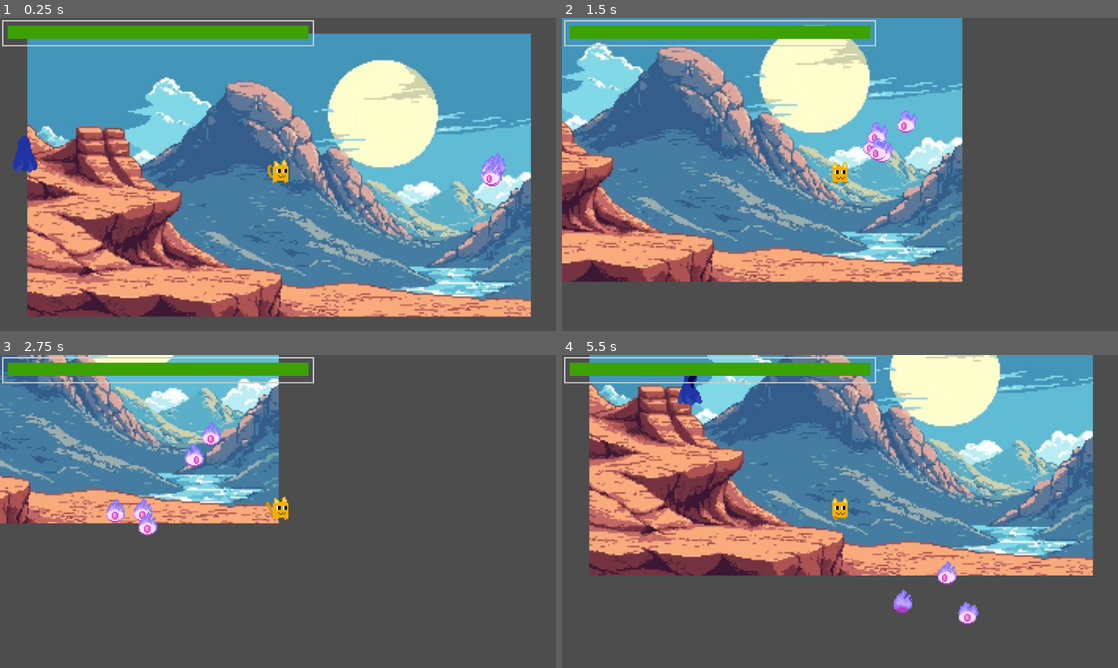
Above: before the commit, frames 1-4 (two rows, left to right).
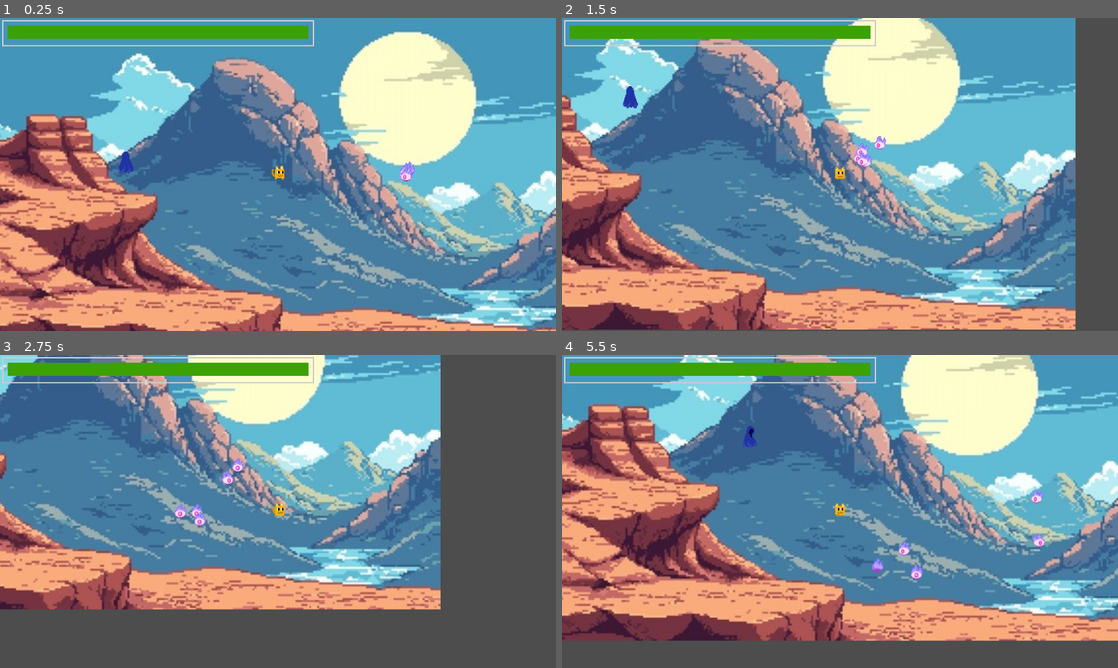
Above: after the commit, the same moments.

Repository: InvertedCarrot/PIXEL-JAM-2025
Game: Godot game, scene res://scenes/levels/level_debug.tscn
Two runs of this game, one before a commit and one after it. Both use one fixed random seed, a clock stepped at 60 frames per second and the inputs below.
Inputs:
- Up to frame 1 (0.25 s): no input
- Up to frame 2 (1.5 s): hold Right (right) 0.53-1.28 s; tap Space (attack) at 0.6, 1.35 s; hold Down (down) from 1.28 s (still down)
- Up to frame 3 (2.75 s): release Down (down) at 2.03 s; hold Right (right) from 2.03 s (still down); tap Space (attack) at 2.1 s
- Up to frame 4 (5.5 s): release Right (right) at 2.78 s; hold Up (up) 2.78-3.53 s; tap Space (attack) every 0.75 s from 2.85 to 5.1 s; hold Left (left) 3.53-5.03 s; hold Down (down) from 5.03 s (still down)

The runs differ from the first frame. In frame 1, 61% of the frame differs, in the area x 0-100%, y 0-100%; in frame 2, 72%, in the area x 0-93%, y 0-100%; in frame 3, 56%; in frame 4, 69%.

Commit message:
melee attack scuffed solution

Diff:
--- a/globals/globals.gd
+++ b/globals/globals.gd
@@ -1,12 +1,15 @@
 extends Node
 
 # For player
-var health = 100
+var player_health = 100
 
 # Constants
-var MAX_HEALTH = 100
+var MAX_PLAYER_HEALTH = 100
+var MAX_ENEMY_HEALTH = 5
 
-# Enemies metadata
+var mFactor:int = 1
+
+# Entities metadata
 var ENTITIES_DATA = {
 	"cat": {
 		"speed": 400,
--- a/project.godot
+++ b/project.godot
@@ -27,6 +27,11 @@
 
 window/size/viewport_width=1280
 window/size/viewport_height=720
+
+[global_group]
+
+Enemies=""
+Player=""
 
 [input]
 
@@ -61,5 +66,7 @@
 2d_render/layer_1="s"
 2d_physics/layer_1="Player"
 2d_physics/layer_2="Enemies"
-2d_physics/layer_3="Dead"
-2d_physics/layer_4="Level"
+2d_physics/layer_3="Player attack"
+2d_physics/layer_4="Enemies attack"
+2d_physics/layer_5="Dead"
+2d_physics/layer_6="Enemies"
--- a/scenes/UI/healthbar/healthbar.gd
+++ b/scenes/UI/healthbar/healthbar.gd
@@ -6,8 +6,8 @@
 
 
 # Called every frame. 'delta' is the elapsed time since the previous frame.
-func _process(delta: float) -> void:
-	var percent = float(Globals.health)/(Globals.MAX_HEALTH) * 100 # need to do this for FP stuff
+func _process(_delta: float) -> void:
+	var percent = float(Globals.player_health)/(Globals.MAX_PLAYER_HEALTH) * 100 # need to do this for FP stuff
 	%HealthBar.value = percent
 	if percent >= 70:
 		%HealthBar.add_theme_stylebox_override("fill", get_colored_style(Color8(60, 161, 2))) # Green
--- a/scenes/entities/cat/cat.gd
+++ b/scenes/entities/cat/cat.gd
@@ -2,7 +2,8 @@
 
 
 func _ready() -> void:
-	set_properties("cat")
+	entity_name = "cat"
+	set_properties()
 	is_player = true
 	super()
 
@@ -27,7 +28,5 @@
 func attack() -> void:
 	pass
 
-
-
-func _on_area_2d_area_entered(area: Area2D) -> void:
-	Globals.health -= 5
+func damage():
+	pass
--- a/scenes/entities/cat/cat.tscn
+++ b/scenes/entities/cat/cat.tscn
@@ -6,8 +6,11 @@
 [ext_resource type="AnimationNodeStateMachine" uid="uid://c0qeijj1iqr3n" path="res://scenes/entities/cat/cat_animation_sm.tres" id="4_3a0qp"]
 [ext_resource type="Script" path="res://scenes/entities/cat/cat_animation.gd" id="4_isrl0"]
 
-[sub_resource type="RectangleShape2D" id="RectangleShape2D_tmpf2"]
-size = Vector2(30, 31)
+[sub_resource type="RectangleShape2D" id="RectangleShape2D_3p1kc"]
+size = Vector2(85, 72)
+
+[sub_resource type="RectangleShape2D" id="RectangleShape2D_7tua5"]
+size = Vector2(24, 26)
 
 [sub_resource type="RectangleShape2D" id="RectangleShape2D_hvoqv"]
 
@@ -188,34 +191,42 @@
 radius = 32.0
 
 [node name="Cat" instance=ExtResource("1_6euje")]
+visible = false
 script = ExtResource("2_tub6y")
 
 [node name="EntityImage" parent="." index="0"]
 position = Vector2(0, -7)
 texture = ExtResource("3_m2oyb")
 
-[node name="Area2D" parent="." index="1"]
+[node name="AttackArea2D" parent="." index="1"]
 collision_mask = 2
 
-[node name="CollisionShape2D" parent="Area2D" index="0"]
+[node name="CollisionShape2D" parent="AttackArea2D" index="0"]
+position = Vector2(8.5, -4)
+shape = SubResource("RectangleShape2D_3p1kc")
+
+[node name="DamageArea2D" parent="." index="2"]
+collision_mask = 2
+
+[node name="CollisionShape2D" parent="DamageArea2D" index="0"]
 position = Vector2(6, -1)
-shape = SubResource("RectangleShape2D_tmpf2")
-
-[node name="CollisionShape2D" parent="." index="2"]
+shape = SubResource("RectangleShape2D_7tua5")
+
+[node name="CollisionShape2D" parent="." index="3"]
 position = Vector2(6, 0)
 shape = SubResource("RectangleShape2D_hvoqv")
 
-[node name="AnimationPlayer" parent="." index="3"]
+[node name="AnimationPlayer" parent="." index="4"]
 libraries = {
 "": SubResource("AnimationLibrary_vxowr")
 }
 
-[node name="AnimationTree" parent="." index="4"]
+[node name="AnimationTree" parent="." index="5"]
 tree_root = ExtResource("4_3a0qp")
 parameters/Idle/blend_position = Vector2(0, 0)
 parameters/Run/blend_position = Vector2(0, 0)
 
-[node name="EntityAnimation" parent="." index="5"]
+[node name="EntityAnimation" parent="." index="6"]
 script = ExtResource("4_isrl0")
 
 [node name="CollisionShape2D" parent="DetectZones/Zone0" index="0"]
@@ -229,5 +240,3 @@
 
 [node name="IdlePositionTimer" parent="Timers" index="2"]
 wait_time = 2.0
-
-[connection signal="area_entered" from="Area2D" to="." method="_on_area_2d_area_entered"]
--- a/scenes/entities/entity.gd
+++ b/scenes/entities/entity.gd
@@ -1,5 +1,13 @@
 class_name Entity
 extends CharacterBody2D
+
+"""
+Notes:
+	1. DamageArea2D = Area where the entity may take damage
+	2. AttackArea2D = Area where entity may attack another entity
+		AttackArea2D is only required when is_player is true, otherwise the enemy
+			will use zone-based system to attack
+"""
 
 @onready var zones = $DetectZones.get_children()
 @onready var player_node = %Player.get_child(0)
@@ -7,10 +15,10 @@
 
 
 # abstract properties
+var entity_name: String
 var max_speed: float # maximum speed attainable by the entity
 var speed: float # travel speed through input
 var detect_zone_ranges: Array[float] # sizes of the detect zones, dertermining behaviour of enemies
-
 
 var is_player: bool = false # whether or not the entity is controllable through input
 var direction: Vector2 # direction travelled by input
@@ -18,24 +26,29 @@
 var momentum: Vector2 # for outside forces affecting the base movement (for random bursts of motion, like knockback, dashing)
 var friction: float = 300 # rate at which movement decays if over max_speed
 var zone_number: int # the zone the player is currently in wrt the enemy
+var health: int
 
 # for enemies:
 var dist_to_player: float
 var dir_to_player: Vector2
 var curr_behaviour: Callable = idle_behaviour # chosen behaviour determined by zones
 
-func set_properties(entity_name: String)->void:
+func set_properties()->void:
+	if (!entity_name):
+		assert(false, "Define entity_name before calling set_properties()")
 	# Set properties from globals
-	var enemy_data = Globals.ENTITIES_DATA[entity_name]
-	speed = enemy_data["speed"]
+	var entity_data = Globals.ENTITIES_DATA[entity_name]
+	speed = entity_data["speed"]
 	max_speed = Globals.ENTITIES_DATA[entity_name]["max_speed"]
-	detect_zone_ranges = enemy_data["detect_zone_ranges"]
-	start_position = enemy_data["start_position"]
-	$Timers/AttackCooldownTimer.wait_time = enemy_data["attack_cooldown"]
-	$Timers/StateSwitchTimer.wait_time = enemy_data["state_switch_cooldown"]
-	$Timers/IdlePositionTimer.wait_time = enemy_data["idle_position_cooldown"]
+	detect_zone_ranges = entity_data["detect_zone_ranges"]
+	start_position = entity_data["start_position"]
+	$Timers/AttackCooldownTimer.wait_time = entity_data["attack_cooldown"]
+	$Timers/StateSwitchTimer.wait_time = entity_data["state_switch_cooldown"]
+	$Timers/IdlePositionTimer.wait_time = entity_data["idle_position_cooldown"]
 
 func abstract_properties_checks() -> void:
+	if (!entity_name):
+		assert(false, "Error: entity_name must be defined")
 	if (!speed):
 		assert(false, "Error: speed must be defined")
 	if (!max_speed):
@@ -47,6 +60,9 @@
 func _ready() -> void:
 	abstract_properties_checks()
 
+	health = Globals.MAX_PLAYER_HEALTH if (is_player) else Globals.MAX_ENEMY_HEALTH
+	# TODO: Make max health different for different enemies
+
 	position = start_position
 	# set area2D sizes for visual clarity
 	for i in range(zones.size()):
@@ -54,10 +70,8 @@
 		var collision_shape = zone.get_node("CollisionShape2D")
 		collision_shape.shape.radius = detect_zone_ranges[i]
 
-
 func _process(delta: float) -> void:
 	#momentum = Vector2.ZERO # this is for outside forces affecting the base movement
-
 	if (!is_player):
 		dist_to_player = player_node.global_position.distance_to(global_position)
 		dir_to_player = (player_node.global_position - global_position).normalized()
@@ -96,6 +110,11 @@
 		# get directional input and convert to unit vector
 		direction = Input.get_vector("left","right","up","down")
 		velocity = direction * speed
+		# Player attack
+		var act: Timer = timers.get_node("AttackCooldownTimer")
+		if Input.is_action_just_pressed("attack") and act.is_stopped():
+			attack()
+			act.start()
 
 	# reduce momentum towards 0
 	if momentum.length() > 0:
@@ -107,10 +126,6 @@
 	reflect_velocity() #TODO: later
 
 	move_and_slide() # move with physics engine (already accounts for deltaTime)
-
-
-
-
 
 
 func idle_behaviour():
@@ -132,9 +147,10 @@
 func attack():
 	assert(false, "Error: attack() must be defined")
 
-func hit():
-	# call when the entity gets hit (take damage, die, e.t.c)
-	pass
+func damage():
+	# Do any animations for taking damage here (and lowering health)
+	assert(false, "Error: damage() must be defined")
+
 
 func calculate_zone():
 	var zone_num: int = -1
@@ -156,3 +172,27 @@
 	# this is so that enemies bounce off walls and don't continually run into them
 	# do this once we add a TileMapLayer and a prototype room
 	pass
+
+func _on_damage_area_2d_area_entered(area: Area2D) -> void:
+	# OK so for some reason it detects ALL area2d's regardless of masks/layers????
+	# I HAVE NO IDEA WHY
+	# my solution: just check that the opponent is valid
+	var opponent = area.get_parent()
+
+	if (opponent.name=="DetectZones"):
+		return
+	if (!is_player && !opponent.is_player):
+		return
+	if (is_player && opponent.is_player):
+		return
+
+	damage()
+	if (is_player):
+		Globals.player_health -= 5
+	else:
+		print("hi")
+		health -= 1
+		if (health==0):
+			# Delete the node
+			queue_free()
+			# increase mFactor
--- a/scenes/entities/entity.tscn
+++ b/scenes/entities/entity.tscn
@@ -24,9 +24,13 @@
 [node name="EntityImage" type="Sprite2D" parent="."]
 hframes = 24
 
-[node name="Area2D" type="Area2D" parent="."]
+[node name="AttackArea2D" type="Area2D" parent="."]
 
-[node name="CollisionShape2D" type="CollisionShape2D" parent="Area2D"]
+[node name="CollisionShape2D" type="CollisionShape2D" parent="AttackArea2D"]
+
+[node name="DamageArea2D" type="Area2D" parent="."]
+
+[node name="CollisionShape2D" type="CollisionShape2D" parent="DamageArea2D"]
 
 [node name="CollisionShape2D" type="CollisionShape2D" parent="."]
 disabled = true
@@ -87,3 +91,5 @@
 [node name="IdlePositionTimer" type="Timer" parent="Timers"]
 wait_time = 3.0
 one_shot = true
+
+[connection signal="area_entered" from="DamageArea2D" to="." method="_on_damage_area_2d_area_entered"]
--- a/scenes/entities/fireball/fireball.gd
+++ b/scenes/entities/fireball/fireball.gd
@@ -1,12 +1,13 @@
 extends Entity
 
 func _ready() -> void:
-	set_properties("fireball")
+	entity_name = "fireball"
+	is_player = false
+	set_properties()
 	super()
 
 func _process(delta: float) -> void:
 	super(delta)
-
 
 # for fireballs, we need 2 zones ("pursuit" and "attack")
 # idle = -1, pursuit = 0, attack = 1
@@ -40,3 +41,6 @@
 
 func attack() -> void:
 	momentum = direction * speed * 3 # increase speed when dashing at player
+
+func damage():
+	pass
--- a/scenes/entities/fireball/fireball.tscn
+++ b/scenes/entities/fireball/fireball.tscn
@@ -1,12 +1,13 @@
-[gd_scene load_steps=16 format=3 uid="uid://cnaiwqoaoxh5b"]
+[gd_scene load_steps=17 format=3 uid="uid://cnaiwqoaoxh5b"]
 
 [ext_resource type="PackedScene" uid="uid://cy4th7add1tw0" path="res://scenes/entities/entity.tscn" id="1_vjnn7"]
 [ext_resource type="Texture2D" uid="uid://bt3xytqgsfn48" path="res://assets/fireball_spritesheet.png" id="2_l366j"]
 [ext_resource type="Script" path="res://scenes/entities/fireball/fireball.gd" id="2_tnljr"]
 [ext_resource type="AnimationNodeStateMachine" uid="uid://c5klp6iouvywb" path="res://scenes/entities/fireball/fireball_animation_sm.tres" id="3_0egjs"]
 
-[sub_resource type="RectangleShape2D" id="RectangleShape2D_o83ku"]
-size = Vector2(26, 22)
+[sub_resource type="RectangleShape2D" id="RectangleShape2D_s3r6y"]
+
+[sub_resource type="RectangleShape2D" id="RectangleShape2D_wxpro"]
 
 [sub_resource type="RectangleShape2D" id="RectangleShape2D_rtl3l"]
 
@@ -124,26 +125,29 @@
 texture = ExtResource("2_l366j")
 hframes = 16
 
-[node name="Area2D" parent="." index="1"]
+[node name="AttackArea2D" parent="." index="1"]
 collision_layer = 2
 
-[node name="CollisionShape2D" parent="Area2D" index="0"]
-shape = SubResource("RectangleShape2D_o83ku")
+[node name="CollisionShape2D" parent="AttackArea2D" index="0"]
+shape = SubResource("RectangleShape2D_s3r6y")
 
-[node name="CollisionShape2D" parent="." index="2"]
+[node name="CollisionShape2D" parent="DamageArea2D" index="0"]
+shape = SubResource("RectangleShape2D_wxpro")
+
+[node name="CollisionShape2D" parent="." index="3"]
 shape = SubResource("RectangleShape2D_rtl3l")
 
-[node name="AnimationPlayer" parent="." index="3"]
+[node name="AnimationPlayer" parent="." index="4"]
 libraries = {
 "": SubResource("AnimationLibrary_rw17j")
 }
 
-[node name="AnimationTree" parent="." index="4"]
+[node name="AnimationTree" parent="." index="5"]
 tree_root = ExtResource("3_0egjs")
 parameters/Idle/blend_position = Vector2(0, 0)
 parameters/Run/blend_position = Vector2(-0.330464, 0.60105)
 
-[node name="DetectZones" parent="." index="6"]
+[node name="DetectZones" parent="." index="7"]
 visible = true
 
 [node name="CollisionShape2D" parent="DetectZones/Zone0" index="0"]
--- a/scenes/entities/reaper/reaper.gd
+++ b/scenes/entities/reaper/reaper.gd
@@ -1,7 +1,9 @@
 extends Entity
 
 func _ready() -> void:
-	set_properties("reaper")
+	entity_name = "reaper"
+	is_player = false
+	set_properties()
 	super()
 
 func _process(delta: float) -> void:
@@ -43,3 +45,6 @@
 
 func attack() -> void:
 	pass # swings a scythe at you but don't have the asset yet
+
+func damage():
+	pass # reduces enemy health
--- a/scenes/entities/reaper/reaper.tscn
+++ b/scenes/entities/reaper/reaper.tscn
@@ -1,12 +1,15 @@
-[gd_scene load_steps=16 format=3 uid="uid://dhr52l8yyg2hc"]
+[gd_scene load_steps=17 format=3 uid="uid://dhr52l8yyg2hc"]
 
 [ext_resource type="PackedScene" uid="uid://cy4th7add1tw0" path="res://scenes/entities/entity.tscn" id="1_5xwr1"]
 [ext_resource type="Script" path="res://scenes/entities/reaper/reaper.gd" id="2_lvsa1"]
 [ext_resource type="Texture2D" uid="uid://cmo3ik7ysw41d" path="res://assets/reaper_spritesheet.png" id="2_rgw5y"]
 [ext_resource type="AnimationNodeStateMachine" uid="uid://cq6bnog4y0yxh" path="res://scenes/entities/reaper/reaper_animation_sm.tres" id="3_0yxfk"]
 
-[sub_resource type="RectangleShape2D" id="RectangleShape2D_hfjah"]
-size = Vector2(32, 40.5)
+[sub_resource type="RectangleShape2D" id="RectangleShape2D_cdy3t"]
+size = Vector2(25, 60)
+
+[sub_resource type="RectangleShape2D" id="RectangleShape2D_jq7ih"]
+size = Vector2(26, 59)
 
 [sub_resource type="RectangleShape2D" id="RectangleShape2D_cd702"]
 
@@ -122,27 +125,34 @@
 texture = ExtResource("2_rgw5y")
 hframes = 16
 
-[node name="Area2D" parent="." index="1"]
+[node name="AttackArea2D" parent="." index="1"]
+collision_mask = 2
+
+[node name="CollisionShape2D" parent="AttackArea2D" index="0"]
+position = Vector2(-1.5, -8)
+shape = SubResource("RectangleShape2D_cdy3t")
+
+[node name="DamageArea2D" parent="." index="2"]
 collision_layer = 2
 
-[node name="CollisionShape2D" parent="Area2D" index="0"]
-position = Vector2(0, 1.25)
-shape = SubResource("RectangleShape2D_hfjah")
+[node name="CollisionShape2D" parent="DamageArea2D" index="0"]
+position = Vector2(-1, -7.5)
+shape = SubResource("RectangleShape2D_jq7ih")
 
-[node name="CollisionShape2D" parent="." index="2"]
+[node name="CollisionShape2D" parent="." index="3"]
 shape = SubResource("RectangleShape2D_cd702")
 
-[node name="AnimationPlayer" parent="." index="3"]
+[node name="AnimationPlayer" parent="." index="4"]
 libraries = {
 "": SubResource("AnimationLibrary_mo3gb")
 }
 
-[node name="AnimationTree" parent="." index="4"]
+[node name="AnimationTree" parent="." index="5"]
 tree_root = ExtResource("3_0yxfk")
 parameters/Idle/blend_position = Vector2(0, 0)
 parameters/Run/blend_position = Vector2(0, 0)
 
-[node name="DetectZones" parent="." index="6"]
+[node name="DetectZones" parent="." index="7"]
 visible = true
 
 [node name="CollisionShape2D" parent="DetectZones/Zone0" index="0"]
--- a/scenes/levels/level_debug.tscn
+++ b/scenes/levels/level_debug.tscn
@@ -6,11 +6,11 @@
 [ext_resource type="PackedScene" uid="uid://c100e6hgm76ay" path="res://scenes/UI/healthbar/healthbar.tscn" id="4_u3ta5"]
 [ext_resource type="PackedScene" uid="uid://dhr52l8yyg2hc" path="res://scenes/entities/reaper/reaper.tscn" id="5_bl58q"]
 
-[node name="LevelDebug" type="Node2D"]
+[node name="LevelDebug" type="Node2D" groups=["Enemies", "Player"]]
 
 [node name="TempBackground" type="Sprite2D" parent="."]
 position = Vector2(2.67061, 1.49998)
-scale = Vector2(1.93175, 1.93175)
+scale = Vector2(4, 4)
 texture = ExtResource("1_d15l8")
 
 [node name="Healthbar" parent="." instance=ExtResource("4_u3ta5")]
@@ -19,8 +19,10 @@
 unique_name_in_owner = true
 
 [node name="Cat" parent="Player" instance=ExtResource("2_xdcg5")]
+visible = true
 
 [node name="Camera2D" type="Camera2D" parent="Player/Cat"]
+zoom = Vector2(0.6, 0.6)
 
 [node name="Enemies" type="Node2D" parent="."]
 
Not shown: 1 places in scenes/entities/cat/cat.tscn that only renumber resources
